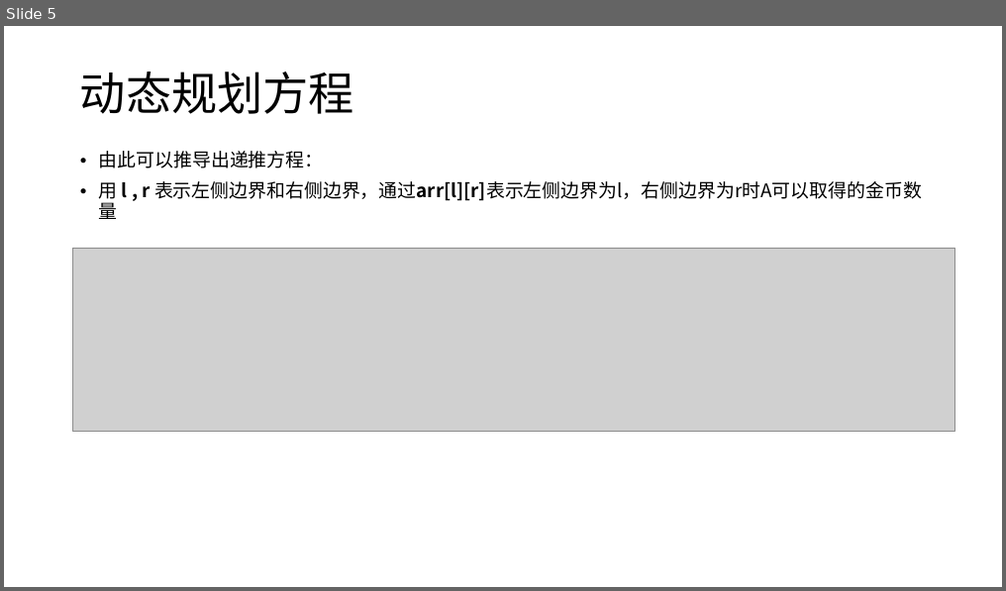
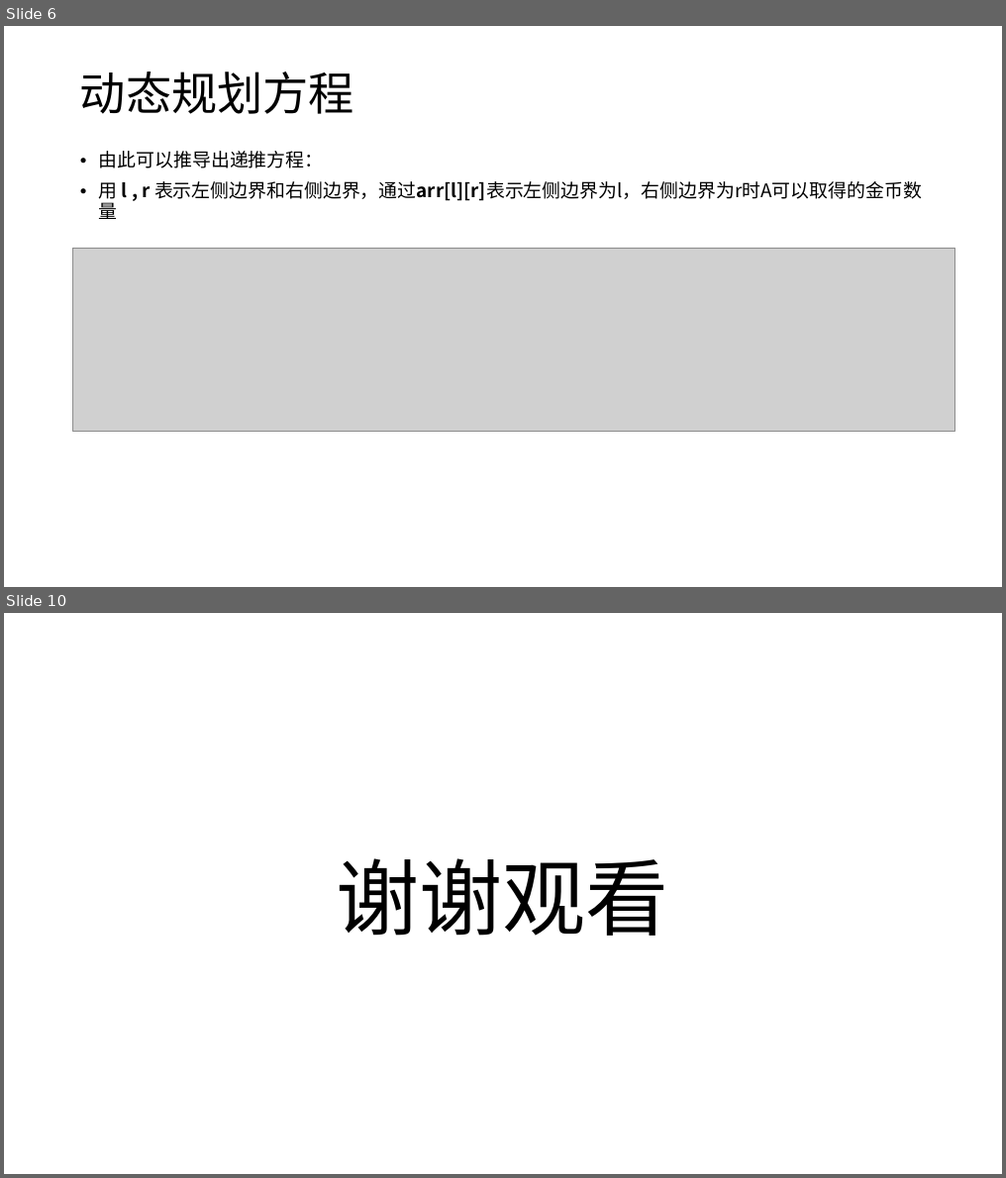
Before and after one commit to VirtualPuffer/Algorithm_Experiment, a slide deck: report/实验4/算法实验04.pptx. Shown one above the other, each under a label of ours: slide 5 before the commit, slides 6 and 10 after it; the slides between them are not shown. The pictures are 1006x591 and 1006x1178 pixels, drawn with LibreOffice and Linux fonts; fonts in the diff are those of the drawing; grey boxes stand for pictures. Boxes give left, top, right and bottom in pixels: in the first picture for what was removed or moved away, otherwise in the second. Text is boxed around its words. In the diff, an @@ line names an element or a change of style, - is before the commit and + after.

```diff
--- a/report/实验4/算法实验04.pptx
+++ b/report/实验4/算法实验04.pptx
@@ slide 10 added at <box>4,613,1002,1174</box>, background #FFFFFF @@
@@ text added at <box>337,859,669,936</box>, 80 pt, text #000000 @@
+谢谢观看
@@ what was slide 5 is now slide 6 @@
```
Also in this commit, not shown: 2 slides changed, 2 other slides added, 2 other files.
